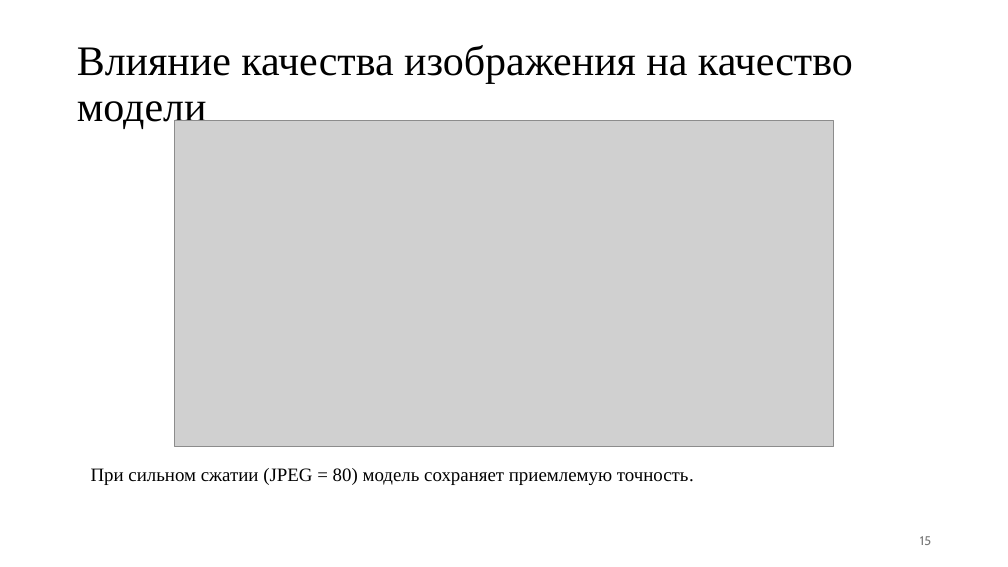
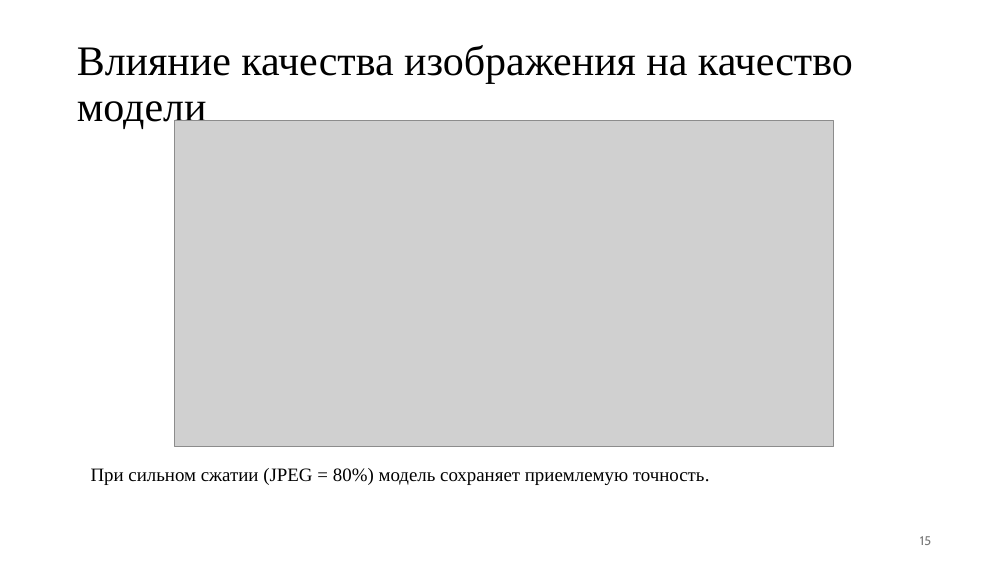
Before and after one commit to jokerva1010123/BMSTU-Diplom-Magis, a slide deck: slide 15 of presentation.pptx. Drawn at 1008x567 pixels with LibreOffice and Linux fonts; fonts in the diff are those of the drawing; grey boxes stand for pictures. Boxes give left, top, right and bottom in pixels: in the first picture for what was removed or moved away, otherwise in the second. Text is boxed around its words. In the diff, an @@ line names an element or a change of style, - is before the commit and + after.

```diff
--- a/presentation.pptx
+++ b/presentation.pptx
@@ text at box(91, 468, 710, 485): text changed @@
-При сильном сжатии (JPEG = 80) модель сохраняет приемлемую точность.
+При сильном сжатии (JPEG = 80%) модель сохраняет приемлемую точность.
```
Also in this commit, not shown: 33 other files.
